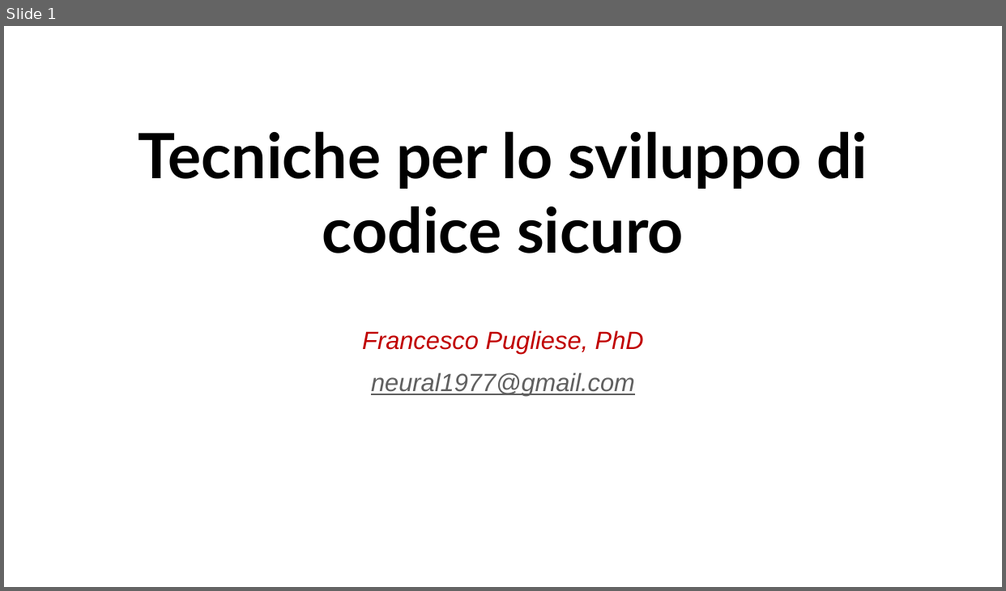
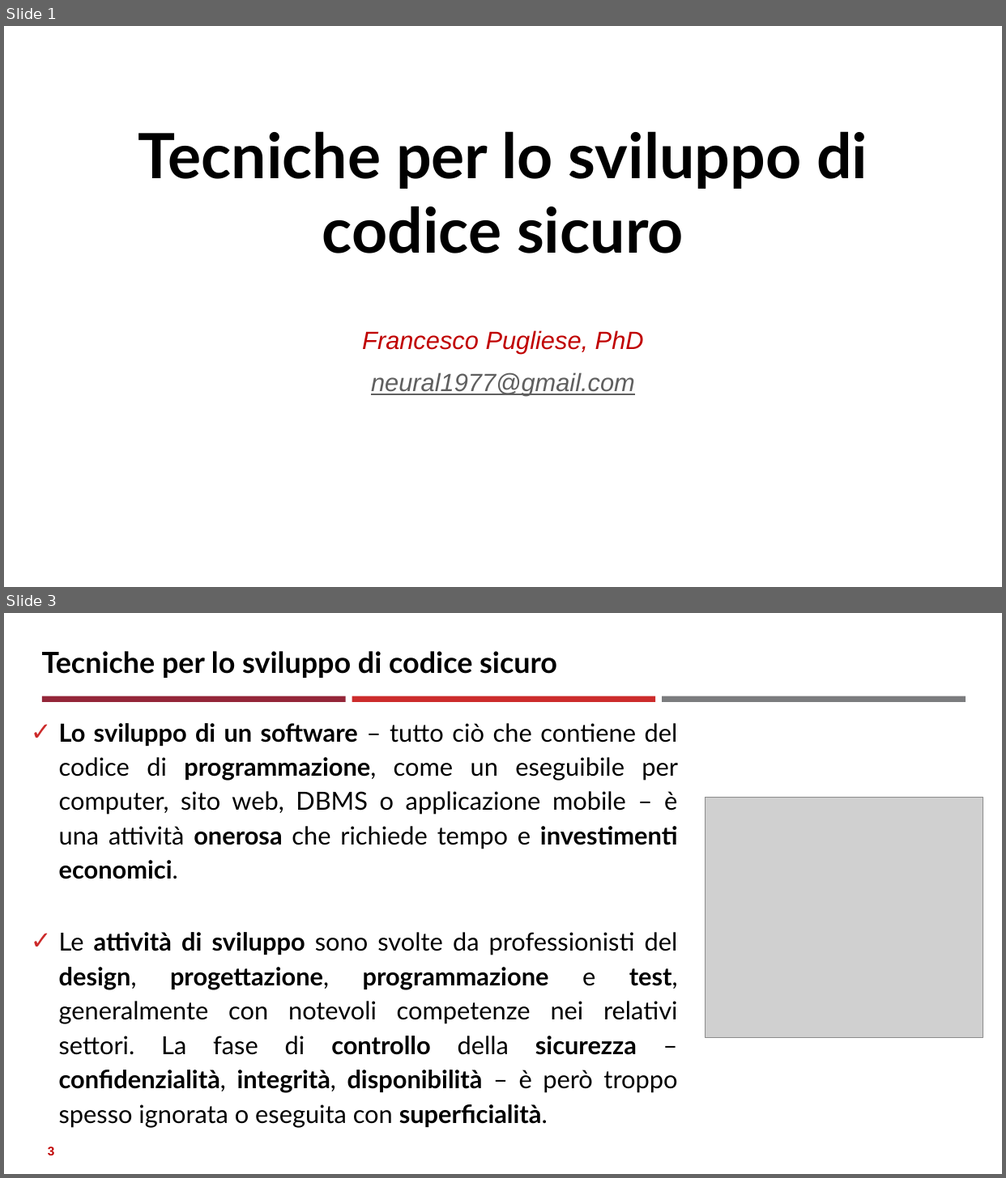
Before and after one commit to neural1977/data_science_interview_material, a slide deck: Assicurazioni/Tecniche per lo sviluppo di codice sicuro_ita.pptx. Shown one above the other, each under a label of ours: slide 1 before the commit, slides 1 and 3 after it; the slides between them are not shown. The pictures are 1006x591 and 1006x1178 pixels, drawn with LibreOffice and Linux fonts; fonts in the diff are those of the drawing; grey boxes stand for pictures. Boxes give left, top, right and bottom in pixels: in the first picture for what was removed or moved away, otherwise in the second. Text is boxed around its words. In the diff, an @@ line names an element or a change of style, - is before the commit and + after.

```diff
--- a/Assicurazioni/Tecniche per lo sviluppo di codice sicuro_ita.pptx
+++ b/Assicurazioni/Tecniche per lo sviluppo di codice sicuro_ita.pptx
@@ slide 3 added at box(4, 613, 1002, 1174), background #FFFFFF @@
@@ title added at box(42, 651, 557, 678), 28 pt, text #000000, bold @@
+Tecniche per lo sviluppo di codice sicuro
@@ rectangle added at box(42, 696, 346, 702), fill #942639 @@
@@ rectangle added at box(352, 696, 655, 702), fill #CC2A2A @@
@@ rectangle added at box(662, 696, 966, 702), fill #7B7C7E @@
@@ text added at box(59, 723, 678, 1128), 24 pt, text #000000 @@
+✓ Lo sviluppo di un software – tutto ciò che contiene del codice di programmazione, come un eseguibile per computer, sito web, DBMS o applicazione mobile – è una attività onerosa che richiede tempo e investimenti economici.
+✓ Le attività di sviluppo sono svolte da professionisti del design, progettazione, programmazione e test, generalmente con notevoli competenze nei relativi settori. La fase di controllo della sicurezza – confidenzialità, integrità, disponibilità – è però troppo spesso ignorata o eseguita con superficialità.
@@ picture added at box(705, 797, 983, 1038) @@
@@ page number added at box(48, 1147, 55, 1156), 12 pt, text #C00000, bold @@
+3
```
Also in this commit, not shown: 5 other slides added, 3 slides removed.
